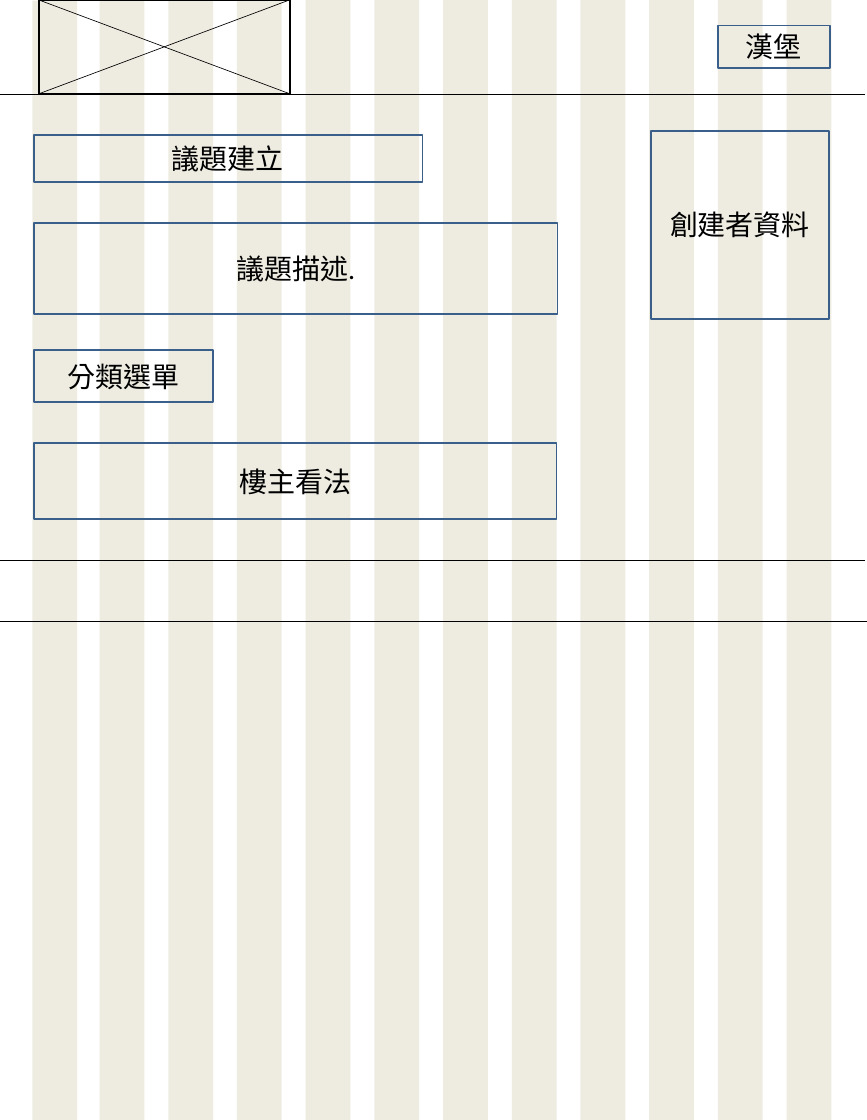
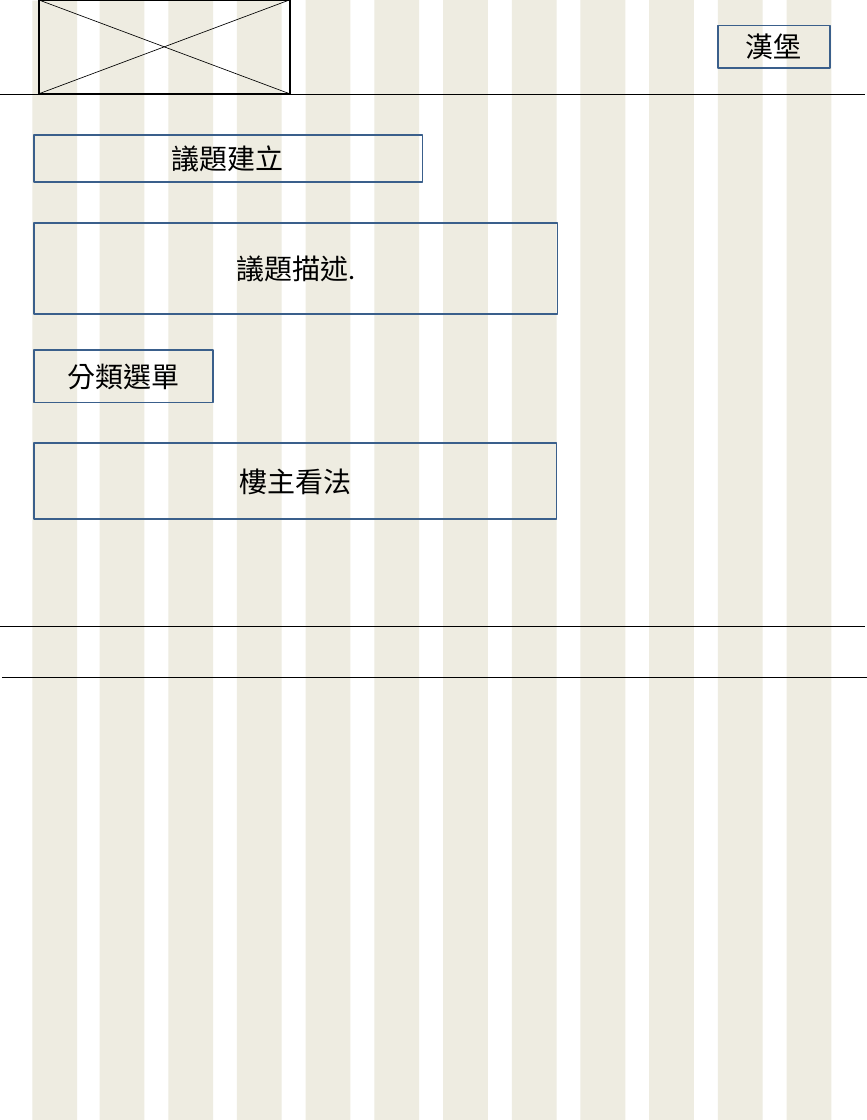
Before and after one commit to s60912frank/F2E-FinalProject, a slide deck: slide 4 of design/Bigsize.pptx (slide 5 before the commit). Drawn at 867x1120 pixels with LibreOffice and Linux fonts; fonts in the diff are those of the drawing. Boxes give left, top, right and bottom in pixels: in the first picture for what was removed or moved away, otherwise in the second. Text is boxed around its words. In the diff, an @@ line names an element or a change of style, - is before the commit and + after.

```diff
--- a/design/Bigsize.pptx
+++ b/design/Bigsize.pptx
@@ rectangle removed at bbox=[651, 131, 829, 318] @@
-創建者資料
@@ line moved from (0, 560) - (864, 560) to (0, 626) - (864, 626) @@
@@ line moved from (0, 621) - (867, 621) to (2, 677) - (867, 677) @@
```
Also in this commit, not shown: 3 other slides changed, 2 slides added, 2 slides removed.
